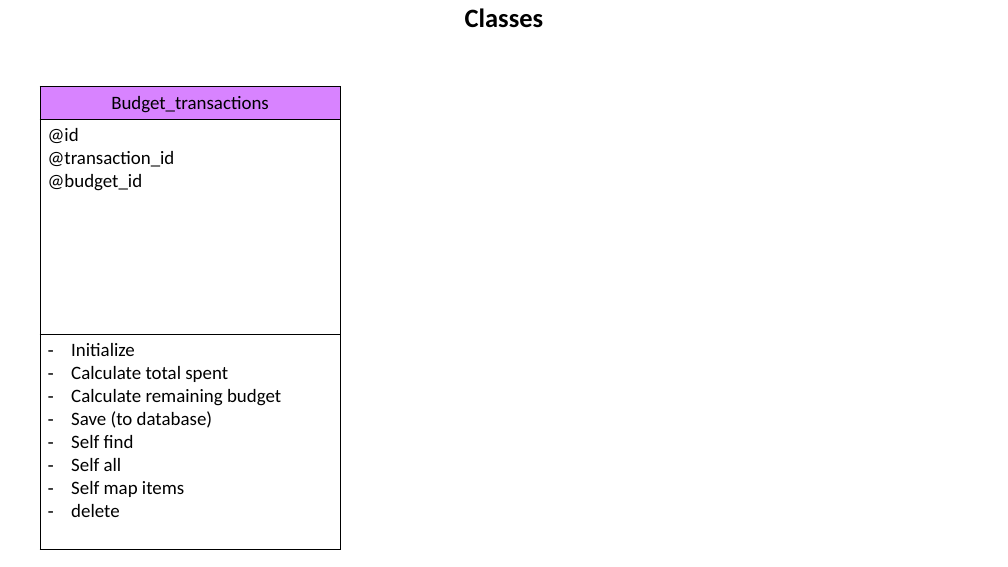
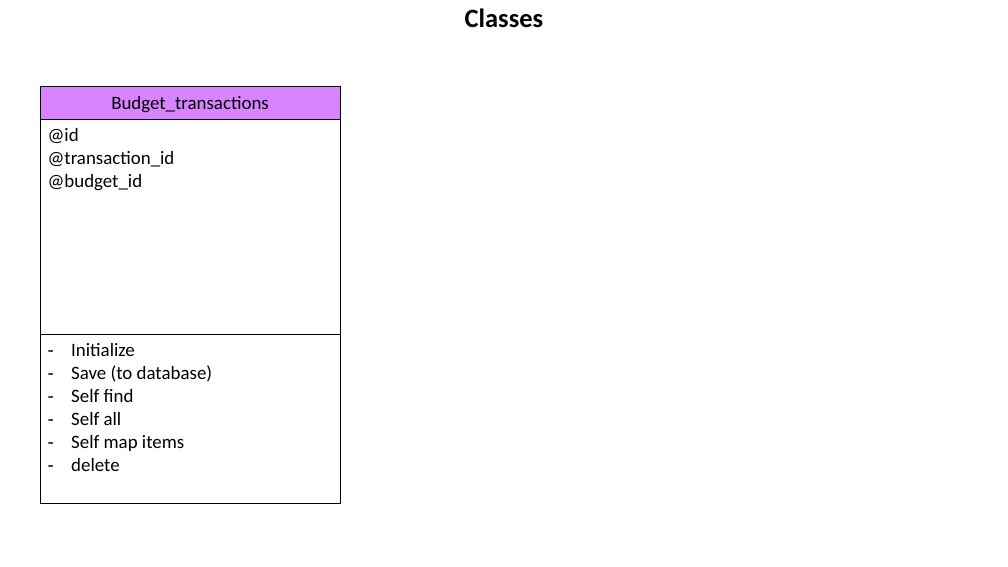
Before and after one commit to catf62/Budgee, a slide deck: slide 12 of Plans_Project_Management/Budget_App_Plan_08Nov2018.pptx. Drawn at 1008x567 pixels with LibreOffice and Linux fonts; fonts in the diff are those of the drawing. Boxes give left, top, right and bottom in pixels: in the first picture for what was removed or moved away, otherwise in the second. Text is boxed around its words. In the diff, an @@ line names an element or a change of style, - is before the commit and + after.

```diff
--- a/Plans_Project_Management/Budget_App_Plan_08Nov2018.pptx
+++ b/Plans_Project_Management/Budget_App_Plan_08Nov2018.pptx
@@ table at (40, 86, 340, 501) @@
-row 3, column 1: Initialize / Calculate total spent / Calculate remaining budget / Save (to database) / Self find / Self all / Self map items / delete
+row 3, column 1: Initialize / Save (to database) / Self find / Self all / Self map items / delete
```
Also in this commit, not shown: 1 other slide changed, 6 slides added, 13 other files.
